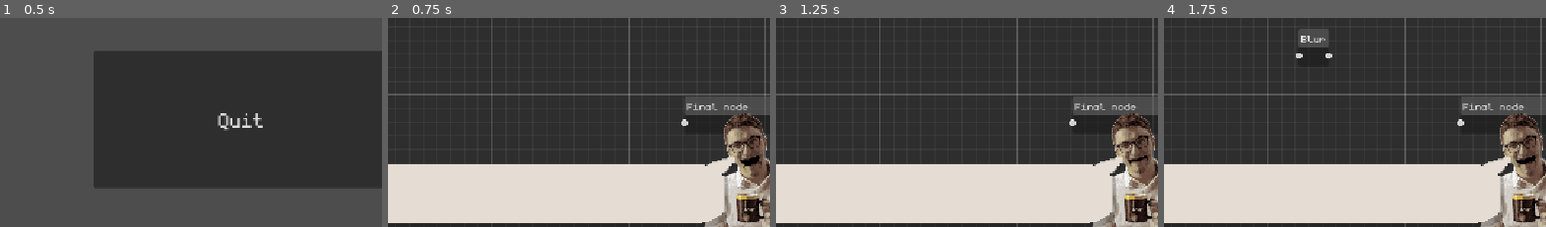
Above: before the commit, frames 1-4 (left to right).
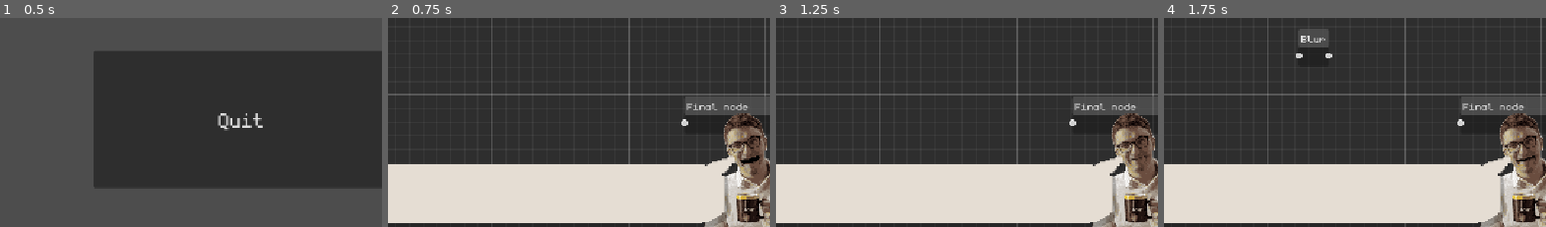
Above: after the commit, the same moments.

Repository: Akkuun/PixOp
Game: Godot game, scene res://Scenes/menu.tscn
The game is run twice, just before and just after one commit, with the same random seed, the same clock (stepped at 60 frames per second) and the same inputs.
Inputs:
- Up to frame 1 (0.5 s): no input
- Up to frame 2 (0.75 s): click "Play" at 0.5 s
- Up to frame 3 (1.25 s): no input
- Up to frame 4 (1.75 s): click "Blur" at 1.25 s
The pictures show only the part of the screen within x 42-92%, y 48-98%; the shares and areas given below are measured in that part.

Frame 1 is identical in both runs. In frame 2, 0.1% of the frame differs, in the area x 92-98%, y 68-77%; in frame 3, 0.1%; in frame 4, 0.2%, in the area x 92-98%, y 66-76%.

Commit message:
lutz anim

Diff:
--- a/Scenes/lutz_animation.gd
+++ b/Scenes/lutz_animation.gd
@@ -8,11 +8,9 @@
 var default_mouth_position: Vector2
 
 var translation_vector = Vector2(169.0 - 156.0, 169.0 - 134.0)
-var max_translation_distance: float = 0.25
+var max_translation_distance: float = 0.55
 var time_since_start: float = 0.0
 var base_speed: float = 10.0
-var random_speed: float = 1.0
-var last_value: float = -1.0
 
 
 func _ready() -> void:
@@ -22,7 +20,6 @@
 func start_animation() -> void:
 	running = true
 	time_since_start = 0.0
-	last_value = 0.0
 
 func _process(delta: float) -> void:
 	if not running:
@@ -30,6 +27,6 @@
 
 	time_since_start += delta
 
-	# The mouth should move along a vector that is oriented towards translation angle
-	var translation_distance = abs(max_translation_distance * sin(time_since_start * base_speed))
+	var current_value = sin(time_since_start * base_speed)
+	var translation_distance = pow(abs(max_translation_distance * current_value),3)
 	lutz_mouth.position = default_mouth_position + translation_vector * translation_distance
